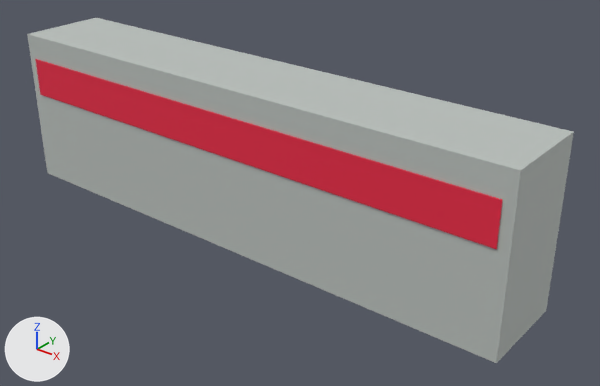
What one commit did to the glTF model public/assets/tracks/models/barrier-concrete.glb.
Rendered twice from a 50 mm camera at (3.46, -3.86, 2.81) aimed at (0.29, 0.1, 0.35). Lighting does not change. The marker at lower left points along +X, +Y and +Z. The older version comes first. Where no turn or scale is listed for an object, it has been applied to the vertices. Vertices at exactly the same position are counted once.
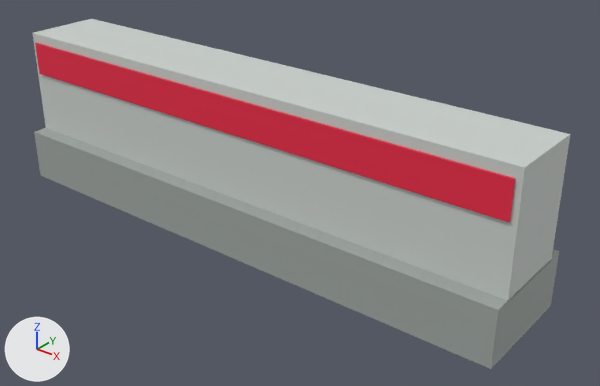
Where the change shows, as pixel boxes (x1, y1, x2, y2) in the pictures (600 x 386 px):
'Mesh_0', recoloured, rescaled (light grey to grey): before (27, 18, 574, 363); after (34, 128, 559, 369)
'Mesh_1', recoloured, rescaled: before (35, 59, 503, 249); after (32, 19, 570, 301)
'Mesh_2', added (red): after (35, 43, 516, 222)

The edits, one by one:
Material 'Material_0' (mat_material_0) changes colour from light grey #bbc1bd to grey #9fa6a2; in linear values from (0.497, 0.533, 0.509) to (0.347, 0.381, 0.361).
Material 'Material_1' (mat_material_1) changes colour from red #ea2445 to light grey #cbd1cd; in linear values from (0.823, 0.0176, 0.0595) to (0.597, 0.638, 0.61).
Material 'Material_2' (mat_material_2) is new.
Its base color is (0.823, 0.0176, 0.0595) (red #ea2445).
Its roughness is 0.7.
me_mesh_0 is used by ob_mesh_0; location (0.0, 0.0, 0.575).
me_mesh_0 had 8 vertices, 12 faces and spanned x -2.0..2.0, y -0.32..0.32, z -0.57..0.57.
me_mesh_0 now has 8 vertices, 12 faces and spans x -2.0..2.0, y -0.39..0.39, z -0.19..0.19.
me_mesh_0 part 1: the whole mesh is scaled about its middle by (1, 1.2, 0.33).
me_mesh_1 is used by ob_mesh_1; location (0.0, 0.0, 0.83).
me_mesh_1 had 8 vertices, 12 faces and spanned x -1.92..1.92, y -0.34..0.34, z -0.14..0.14.
me_mesh_1 now has 8 vertices, 12 faces and spans x -2.0..2.0, y -0.28..0.28, z -0.39..0.39.
me_mesh_1 part 2: the whole mesh is scaled about its middle by (1.04, 0.836, 2.79).
Mesh me_mesh_2 is new.
It is a box spanning x -1.96..1.96, y -0.29..0.29, z -0.12..0.12.
It uses material mat_material_2 (red #ea2445).
Object 'Mesh_0' (ob_mesh_0) moves from (0.0, 0.0, 0.575) to (0.0, 0.0, 0.19).
Object 'Mesh_1' (ob_mesh_1) moves from (0.0, 0.0, 0.83) to (0.0, 0.0, 0.76).
Object 'Mesh_2' (ob_mesh_2) is new; it shows me_mesh_2.
Its location is (0.0, 0.0, 0.96).
